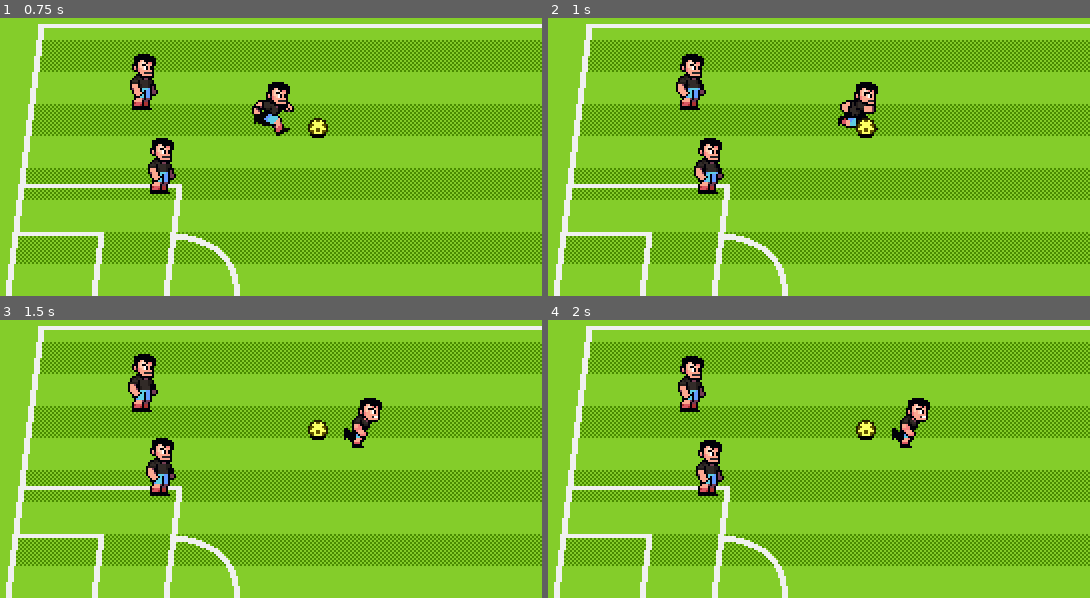
Above: before the commit, frames 1-4 (two rows, left to right).
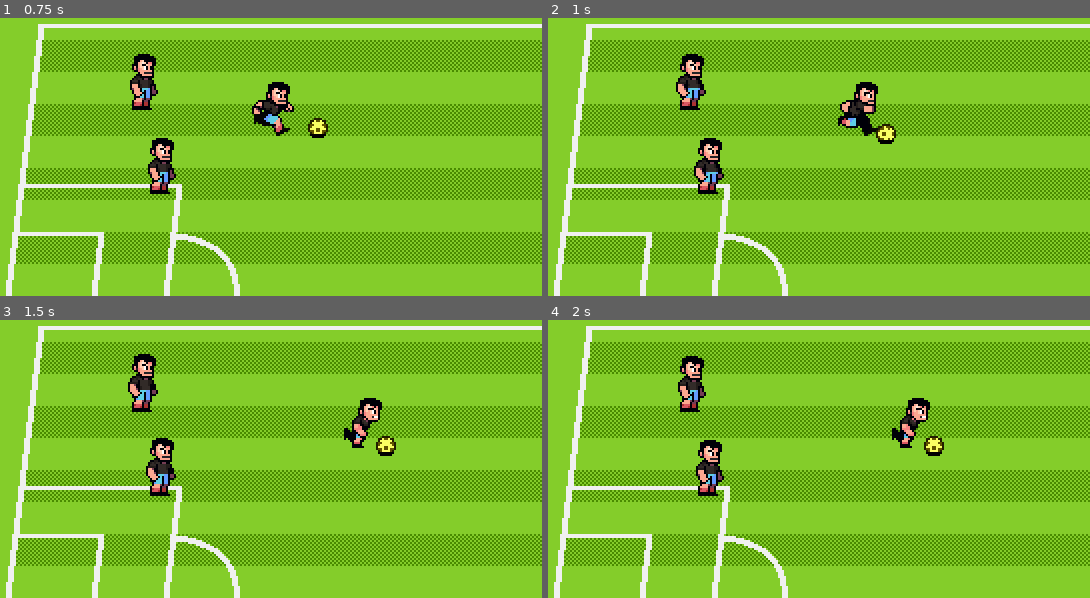
Above: after the commit, the same moments.

Repository: whitelonely/SuperSoccer
Game: Godot game, scene res://scenes/world.tscn
Two runs of this game, one before a commit and one after it. Both use one fixed random seed, a clock stepped at 60 frames per second and the inputs below.
Inputs:
- Up to frame 1 (0.75 s): hold D (p1_right) from 0.53 s (still down); tap J (p1_pass) at 0.6 s
- Up to frame 2 (1 s): keep holding D (p1_right)
- Up to frame 3 (1.5 s): release D (p1_right) at 1.28 s; hold S (p1_down) from 1.28 s (still down); tap K (p1_shoot) at 1.35 s
- Up to frame 4 (2 s): keep holding S (p1_down)

Frame 1 is identical in both runs. In frame 2, 0.4% of the frame differs, in the area x 56-65%, y 35-46%; in frame 3, 0.4%, in the area x 56-74%, y 35-49%; in frame 4, 0.4%.
Error before the commit: Parse Error: Too few arguments for "process_gravity()" call. Expected at least 2 but received 1. (res://scripts/ball_states/ball_state_carried.gd:29)

Commit message:
添加传球passing状态

Diff:
--- a/scenes/characters/player.tscn
+++ b/scenes/characters/player.tscn
@@ -177,3 +177,12 @@
 position = Vector2(0, -3)
 rotation = 1.5708
 shape = SubResource("CapsuleShape2D_atpat")
+
+[node name="TeammateDectArea" type="Area2D" parent="."]
+unique_name_in_owner = true
+collision_layer = 0
+collision_mask = 2
+monitorable = false
+
+[node name="CollisionShape2D" type="CollisionPolygon2D" parent="TeammateDectArea"]
+polygon = PackedVector2Array(0, -40, 280, -150, 330, -100, 330, 100, 280, 150, 0, 40)
--- a/scripts/ball_states/ball_state.gd
+++ b/scripts/ball_states/ball_state.gd
@@ -32,7 +32,7 @@
 		animation_player.advance(0)
 
 # bounciness弹跳因子，主要负责足球自由状态下的落地弹跳
-func process_gravity(delta: float, bounciness: float) -> void:
+func process_gravity(delta: float, bounciness: float = 0.0) -> void:
 	if ball.height > 0 or ball.height_velocity > 0:
 		ball.height_velocity -= GRAVITY * delta
 		ball.height += ball.height_velocity
--- a/scripts/characters_states/player_state.gd
+++ b/scripts/characters_states/player_state.gd
@@ -7,12 +7,14 @@
 var player : Player = null
 var state_data : PlayerStateData = PlayerStateData.new()
 var ball : Ball = null
+var teammate_dect_area : Area2D = null
 
-func setup(context_player: Player, context_data: PlayerStateData, content_anim_player: AnimationPlayer,context_ball: Ball) -> void:
+func setup(context_player: Player, context_data: PlayerStateData, content_anim_player: AnimationPlayer, context_ball: Ball, context_teammate_dect_area: Area2D) -> void:
 	player = context_player
 	state_data = context_data
 	animation_player = content_anim_player
 	ball = context_ball
+	teammate_dect_area = context_teammate_dect_area
 
 func transition_state(new_state: Player.State, data: PlayerStateData = PlayerStateData.new()) -> void:
 	state_transition_requested.emit(new_state, data)
--- a/scripts/characters_states/player_state_moving.gd
+++ b/scripts/characters_states/player_state_moving.gd
@@ -16,7 +16,11 @@
 	var direction := KeyUtils.get_input_vector(player.control_scheme)
 	#Input.get_vector("p1_left", "p1_right", "p1_up", "p1_down")
 	player.velocity = direction * player.speed
+	if player.velocity != Vector2.ZERO:
+		teammate_dect_area.rotation = player.velocity.angle()
 
+	if player.has_ball() and KeyUtils.is_action_just_pressed(player.control_scheme, KeyUtils.ACTION.PASS):
+		transition_state(Player.State.PASSING)
 	if player.has_ball() and KeyUtils.is_action_just_pressed(player.control_scheme, KeyUtils.ACTION.SHOOT):
 		transition_state(Player.State.PREPPING_SHOT)
 
--- /dev/null
+++ b/scripts/characters_states/player_state_passing.gd
@@ -0,0 +1,25 @@
+class_name PlayerStatePassing
+extends PlayerState
+
+func _enter_tree() -> void:
+	animation_player.play("kick")
+	player.velocity = Vector2.ZERO
+
+func on_animation_complete() -> void:
+	var pass_target := find_teammate_in_view()
+	transition_state(Player.State.MOVING)
+
+func find_teammate_in_view() -> Player:
+	var players_in_view := teammate_dect_area.get_overlapping_bodies()
+	# 剔除自己与敌方
+	var teammates_in_view := players_in_view.filter(
+		func(p: Player): return p != player
+	)
+	# 根据距离排序
+	teammates_in_view.sort_custom(
+		func(p1: Player, p2: Player):
+			return p1.position.distance_squared_to(player.position) < p2.position.distance_squared_to(player.position)
+	)
+	if teammates_in_view.size() > 0:
+		return teammates_in_view[0]
+	return null
--- a/scripts/player.gd
+++ b/scripts/player.gd
@@ -2,7 +2,7 @@
 extends CharacterBody2D
 
 enum ControlScheme {CPU, P1, P2}
-enum State {MOVING, TACKLING, RECOVERING, PREPPING_SHOT, SHOOTING}
+enum State {MOVING, TACKLING, RECOVERING, PREPPING_SHOT, SHOOTING, PASSING}
 
 @export var ball : Ball
 @export var control_scheme : ControlScheme
@@ -11,6 +11,7 @@
 
 @onready var animation_player: AnimationPlayer = %AnimationPlayer
 @onready var player_sprite: Sprite2D = %Sprite2D
+@onready var teammate_dect_area: Area2D = %TeammateDectArea
 
 var current_state: PlayerState = null
 var state_factory := PlayerStateFactory.new()
@@ -27,7 +28,7 @@
 	if current_state != null:
 		current_state.queue_free()
 	current_state = state_factory.get_fresh_state(state)
-	current_state.setup(self, state_data, animation_player, ball)
+	current_state.setup(self, state_data, animation_player, ball, teammate_dect_area)
 	current_state.state_transition_requested.connect(switch_state.bind())
 	current_state.name = "玩家状态机：" + str(state)
 	call_deferred("add_child", current_state)
--- a/scripts/player_state_factory.gd
+++ b/scripts/player_state_factory.gd
@@ -8,7 +8,8 @@
 		Player.State.RECOVERING: PlayerStateRecovering,
 		Player.State.TACKLING: PlayerStateTackling,
 		Player.State.PREPPING_SHOT: PlayerStatePreppingShot,
-		Player.State.SHOOTING: PlayerStateShooting
+		Player.State.SHOOTING: PlayerStateShooting,
+		Player.State.PASSING: PlayerStatePassing
 	}
 
 func get_fresh_state(state: Player.State) -> PlayerState:
Not shown, added: scripts/characters_states/player_state_passing.gd.uid
